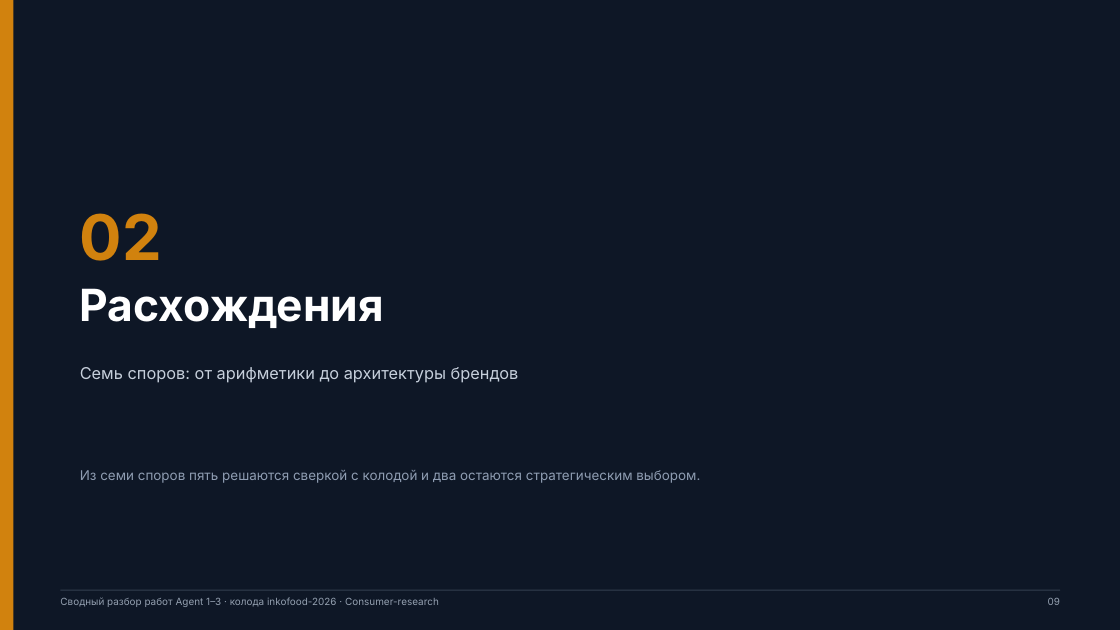
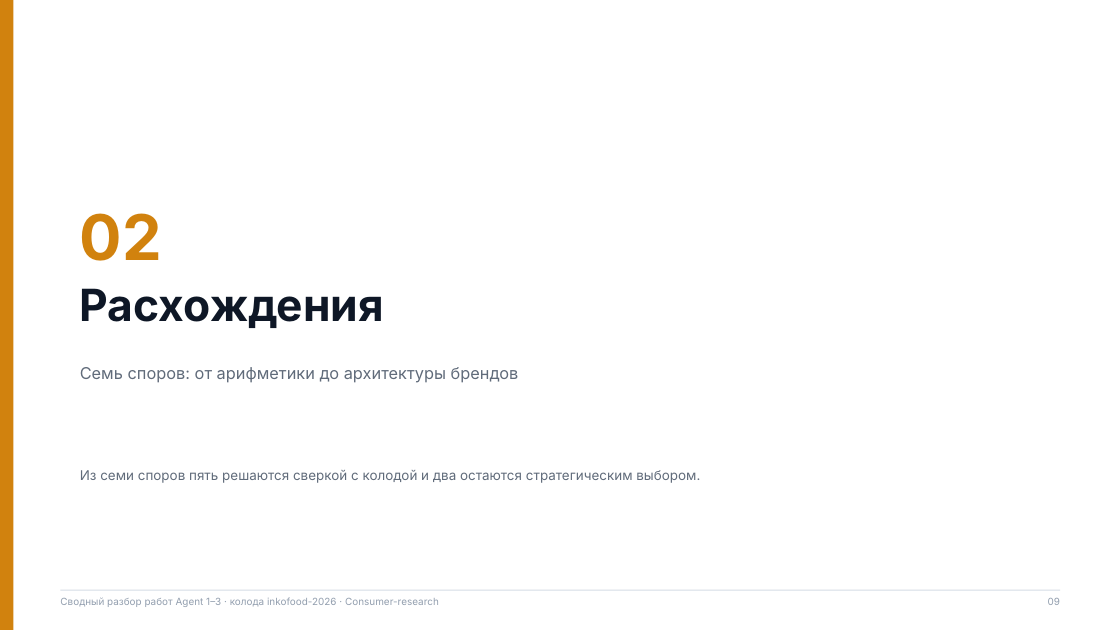
Before and after one commit to Osmosy/Consumer-research, a slide deck: slide 9 of reviews/2026-10-25-inkofood/summary/Inkofood_tri_agent_synthesis_2026.pptx. Drawn at 1120x630 pixels with LibreOffice and Linux fonts; fonts in the diff are those of the drawing. Boxes give left, top, right and bottom in pixels: in the first picture for what was removed or moved away, otherwise in the second. Text is boxed around its words. In the diff, an @@ line names an element or a change of style, - is before the commit and + after.

```diff
--- a/reviews/2026-10-25-inkofood/summary/Inkofood_tri_agent_synthesis_2026.pptx
+++ b/reviews/2026-10-25-inkofood/summary/Inkofood_tri_agent_synthesis_2026.pptx
@@ rectangle removed at bbox=[0, 0, 1120, 630] @@
@@ text "Расхождения" at bbox=[80, 288, 384, 328]: text colour #FFFFFF to #0E1726 @@
@@ text "Семь споров: от арифметики до ..." at bbox=[80, 367, 519, 383]: text colour #C6CFDB to #606B7A @@
@@ text "Из семи споров пять решаются ..." at bbox=[80, 470, 700, 483]: text colour #8F9DB2 to #606B7A @@
@@ rectangle at bbox=[60, 590, 1060, 591]: fill #333F50 to #D5DCE5 @@
```
Also in this commit, not shown: 4 other slides changed, 2 slides added, 7 other files.
